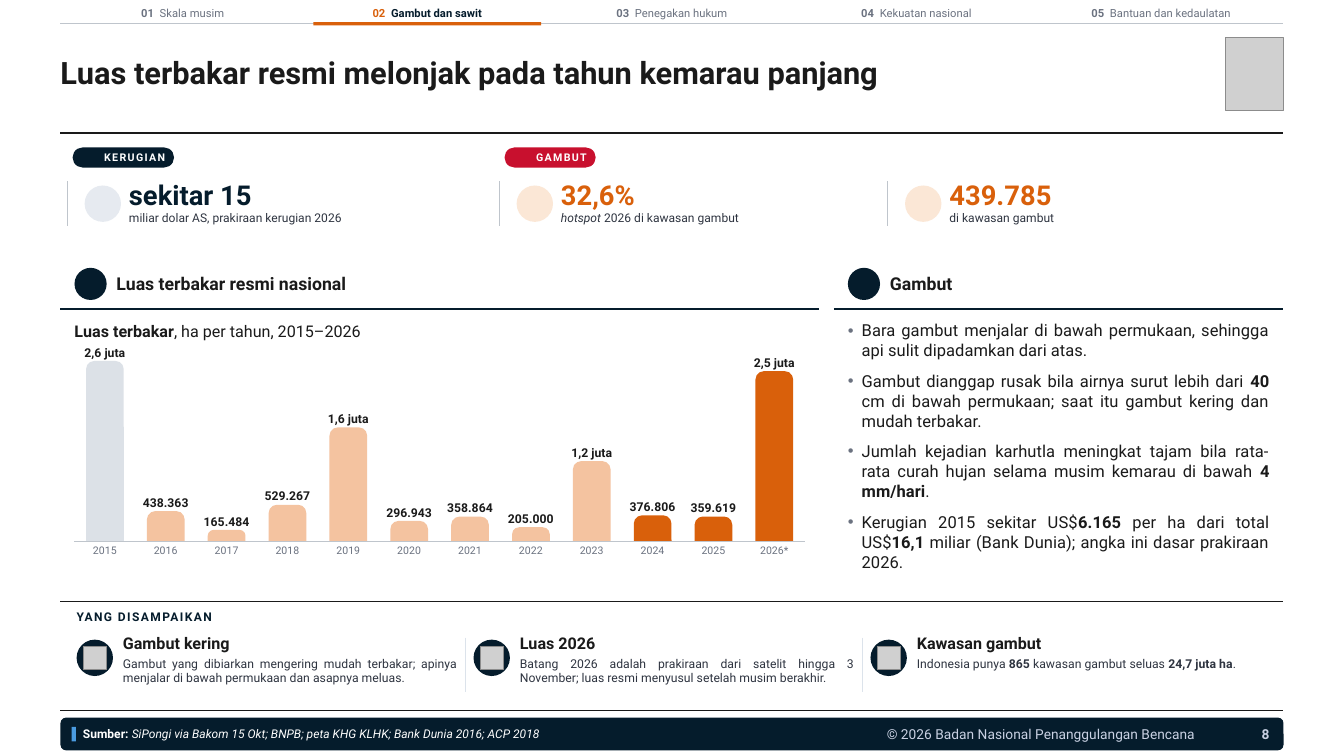
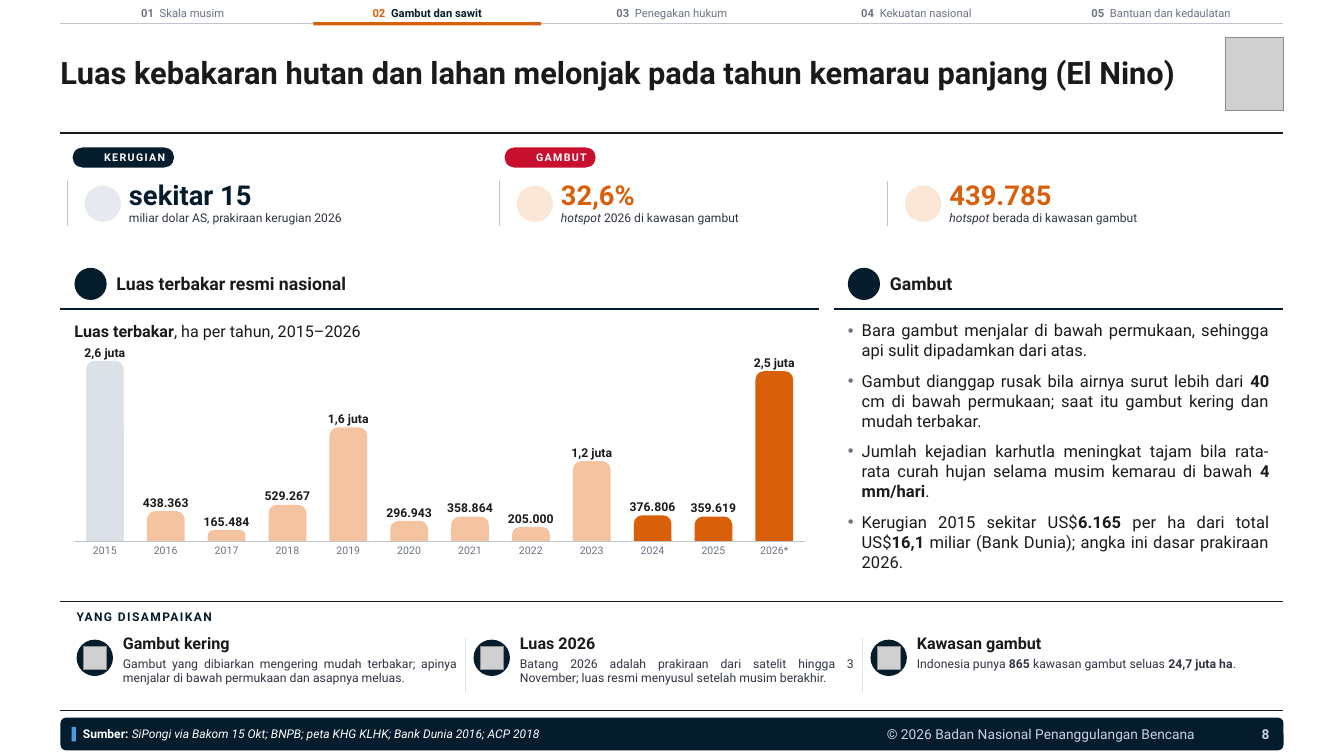
Before and after one commit to terasurbannetwork/poskokarhutla, a slide deck: slide 8 of data/laporan-bnpb/narasi-publik-karhutla-041126/Brief Narasi Publik Karhutla 041126.pptx. Drawn at 1344x756 pixels with LibreOffice and Linux fonts; fonts in the diff are those of the drawing; grey boxes stand for pictures; background and template pictures are left out. Boxes give left, top, right and bottom in pixels: in the first picture for what was removed or moved away, otherwise in the second. Text is boxed around its words. In the diff, an @@ line names an element or a change of style, - is before the commit and + after.

```diff
--- a/data/laporan-bnpb/narasi-publik-karhutla-041126/Brief Narasi Publik Karhutla 041126.pptx
+++ b/data/laporan-bnpb/narasi-publik-karhutla-041126/Brief Narasi Publik Karhutla 041126.pptx
@@ text at <box>60,60,1174,91</box>: text changed @@
-Luas terbakar resmi melonjak pada tahun kemarau panjang
+Luas kebakaran hutan dan lahan melonjak pada tahun kemarau panjang (El Nino)
@@ text at <box>949,213,1137,225</box>: text changed @@
-di kawasan gambut
+hotspot berada di kawasan gambut
```
Also in this commit, not shown: 8 other slides changed, 3 other files.
